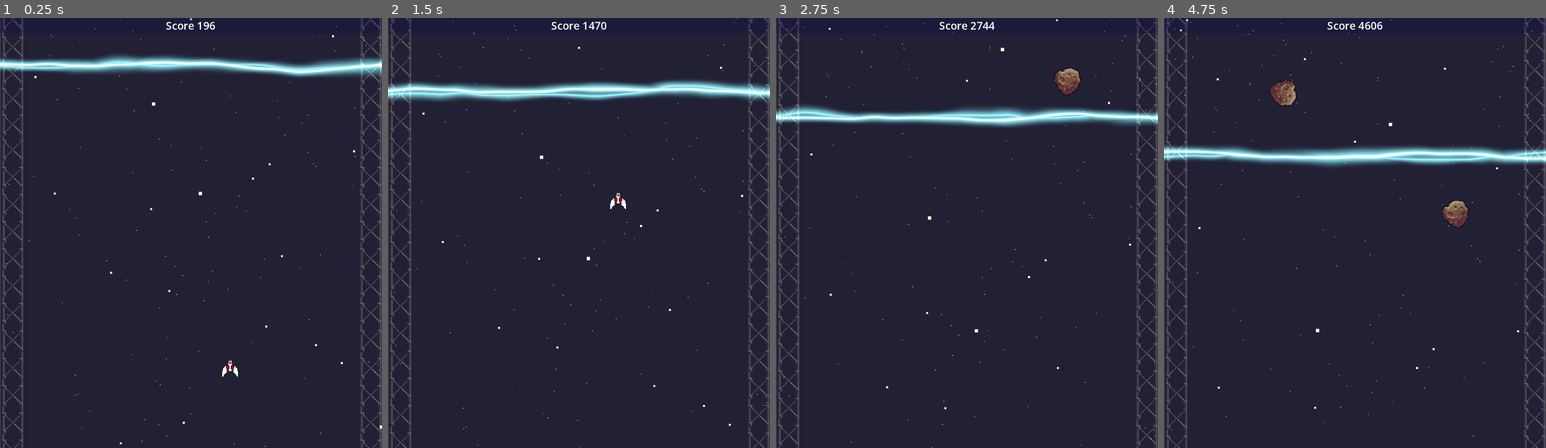
Above: before the commit, frames 1-4 (left to right).
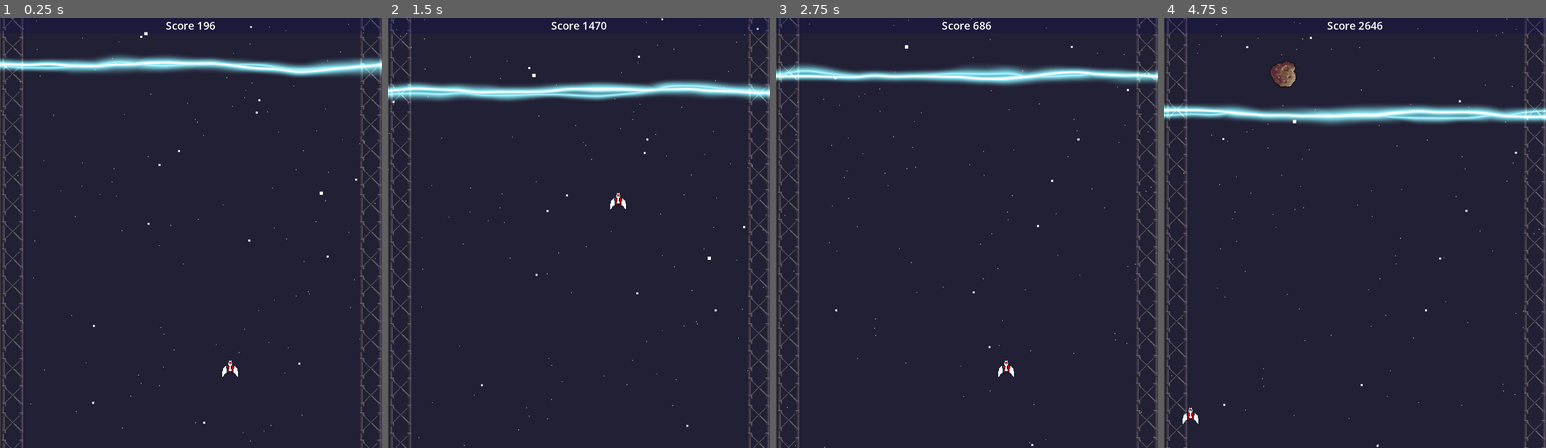
Above: after the commit, the same moments.

Repository: markusweiss/LudumDare54
Game: Godot game, scene res://Scenes/Main/main.tscn
The game is run twice, just before and just after one commit, with the same random seed, the same clock (stepped at 60 frames per second) and the same inputs. Before the commit the project has no main scene; this scene is started directly in both runs.
Inputs (mouse positions are in pixels of both pictures, inside the frame that each line leads up to):
- Up to frame 1 (0.25 s): no input
- Up to frame 2 (1.5 s): hold Up (move_up) from 0.53 s (still down)
- Up to frame 3 (2.75 s): release Up (move_up) at 2 s; click (967, 245) at 2 s, where only the run after the commit has a clickable "Try Again"
- Up to frame 4 (4.75 s): hold Left (move_left) 2.78-4.28 s; hold Down (move_down) from 4.28 s (still down)

The runs differ from the first frame. In frame 1, 0.2% of the frame differs, in the area x 0-100%, y 0-100%; in frame 2, 0.2%; in frame 3, 9.9%; in frame 4, 11%.

Commit message:
add death screen

Diff:
--- /dev/null
+++ b/Scenes/Death/death.gd
@@ -0,0 +1,10 @@
+extends CanvasLayer
+
+func _ready():
+	%Score.text = str(Global.scoreTogether) + " points"
+
+func _on_try_again_pressed():
+	get_tree().change_scene_to_file("res://Scenes/Main/main.tscn")
+
+func _on_quit_pressed():
+	get_tree().quit()
--- /dev/null
+++ b/Scenes/Death/death.tscn
@@ -0,0 +1,78 @@
+[gd_scene load_steps=3 format=3 uid="uid://c5on2j3rvmkt5"]
+
+[ext_resource type="Script" path="res://Scenes/Death/death.gd" id="1_7bo3a"]
+[ext_resource type="Texture2D" uid="uid://dxrypusta8p08" path="res://Scenes/Death/static_bg.png" id="2_ost8g"]
+
+[node name="Dead" type="CanvasLayer"]
+script = ExtResource("1_7bo3a")
+
+[node name="ColorRect" type="ColorRect" parent="."]
+visible = false
+offset_left = -65.0
+offset_right = 1202.0
+offset_bottom = 1358.0
+color = Color(0.141176, 0, 0.164706, 1)
+
+[node name="Sprite2D" type="Sprite2D" parent="."]
+position = Vector2(288, 324)
+texture = ExtResource("2_ost8g")
+
+[node name="MarginContainer" type="MarginContainer" parent="."]
+anchors_preset = 8
+anchor_left = 0.5
+anchor_top = 0.5
+anchor_right = 0.5
+anchor_bottom = 0.5
+offset_left = -150.0
+offset_top = -150.0
+offset_right = 150.0
+offset_bottom = 150.0
+grow_horizontal = 2
+grow_vertical = 2
+size_flags_horizontal = 0
+
+[node name="PanelContainer" type="PanelContainer" parent="MarginContainer"]
+custom_minimum_size = Vector2(300, 300)
+layout_mode = 2
+size_flags_horizontal = 4
+
+[node name="VBoxContainer" type="VBoxContainer" parent="MarginContainer/PanelContainer"]
+layout_mode = 2
+size_flags_horizontal = 4
+size_flags_vertical = 4
+
+[node name="MarginContainer" type="MarginContainer" parent="MarginContainer/PanelContainer/VBoxContainer"]
+custom_minimum_size = Vector2(0, 100)
+layout_mode = 2
+size_flags_horizontal = 4
+size_flags_vertical = 0
+
+[node name="VBoxContainer" type="VBoxContainer" parent="MarginContainer/PanelContainer/VBoxContainer/MarginContainer"]
+layout_mode = 2
+
+[node name="DeadText" type="Label" parent="MarginContainer/PanelContainer/VBoxContainer/MarginContainer/VBoxContainer"]
+layout_mode = 2
+text = "You are destroyed, your score is:"
+horizontal_alignment = 1
+
+[node name="Score" type="Label" parent="MarginContainer/PanelContainer/VBoxContainer/MarginContainer/VBoxContainer"]
+unique_name_in_owner = true
+layout_mode = 2
+text = "0
+"
+horizontal_alignment = 1
+
+[node name="TryAgain" type="Button" parent="MarginContainer/PanelContainer/VBoxContainer"]
+layout_mode = 2
+text = "Try Again"
+
+[node name="BackToStart" type="Button" parent="MarginContainer/PanelContainer/VBoxContainer"]
+layout_mode = 2
+text = "Back to Start"
+
+[node name="Quit" type="Button" parent="MarginContainer/PanelContainer/VBoxContainer"]
+layout_mode = 2
+text = "Quit"
+
+[connection signal="pressed" from="MarginContainer/PanelContainer/VBoxContainer/TryAgain" to="." method="_on_try_again_pressed"]
+[connection signal="pressed" from="MarginContainer/PanelContainer/VBoxContainer/Quit" to="." method="_on_quit_pressed"]
--- a/Scenes/Items/asteroid.tscn
+++ b/Scenes/Items/asteroid.tscn
@@ -4,7 +4,6 @@
 [ext_resource type="Script" path="res://Scenes/Items/asteroid.gd" id="1_w8u5h"]
 
 [sub_resource type="CircleShape2D" id="CircleShape2D_gborc"]
-radius = 21.095
 
 [sub_resource type="SpriteFrames" id="SpriteFrames_bkx6c"]
 animations = [{
--- a/Scenes/Main/starfield.tscn
+++ b/Scenes/Main/starfield.tscn
@@ -48,7 +48,7 @@
 amount = 1000
 process_material = SubResource("ParticleProcessMaterial_ph0wk")
 lifetime = 100.0
-preprocess = 200.0
+preprocess = 70.0
 
 [node name="StarfieldMiddle" type="GPUParticles2D" parent="."]
 z_index = -90
@@ -56,7 +56,7 @@
 amount = 250
 process_material = SubResource("ParticleProcessMaterial_j2pey")
 lifetime = 100.0
-preprocess = 200.0
+preprocess = 70.0
 
 [node name="StarfieldFront" type="GPUParticles2D" parent="."]
 z_index = -80
@@ -64,4 +64,4 @@
 amount = 50
 process_material = SubResource("ParticleProcessMaterial_cyfna")
 lifetime = 100.0
-preprocess = 200.0
+preprocess = 70.0
--- a/Scenes/Player/player.gd
+++ b/Scenes/Player/player.gd
@@ -32,5 +32,5 @@
 
 func _on_hitzone_area_entered(area):
 	if(area.is_in_group("wall")):
-		print("dead")
 		queue_free()
+		get_tree().change_scene_to_file("res://Scenes/Death/death.tscn")
--- a/project.godot
+++ b/project.godot
@@ -11,6 +11,7 @@
 [application]
 
 config/name="Ludum Dare 54"
+run/main_scene="res://Scenes/Main/main.tscn"
 config/features=PackedStringArray("4.1", "Mobile")
 config/icon="res://icon.svg"
 
Binary file added: Scenes/Death/static_bg.png
Not shown, added: Scenes/Death/static_bg.png.import
